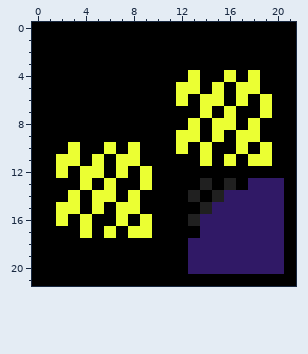
Pixel-art sprite, stored at test/testdata/composite.png. That is the earlier state.
The file is 22x22 pixels.
And afterwards:
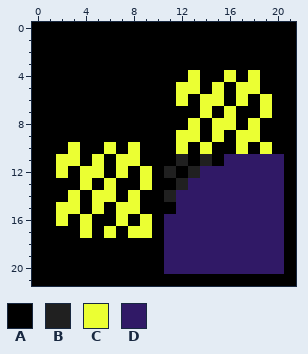
Palette (. is transparent): A #000000  B #202020  C #ebff33  D #301966
Change:
y 11: x 12 A -> B; x 14 C -> B; x 16..20 CACCA -> DDDDD
y 12: x 11 A -> B; x 13..20 AAAAAAAA -> BDDDDDDD
y 13: x 12..17 AABABA -> BDDDDD
y 14: x 11..15 AABAB -> BDDDD
y 15: x 12..14 AAB -> DDD
y 16: x 11..13 AAB -> DDD
y 17: x 11..13 AAA -> DDD
y 18..20: x 11..12 AA -> DD
Where, in picture pixels (left, top, right, bottom), the same in both pictures:
changed: (164, 154, 284, 274)
